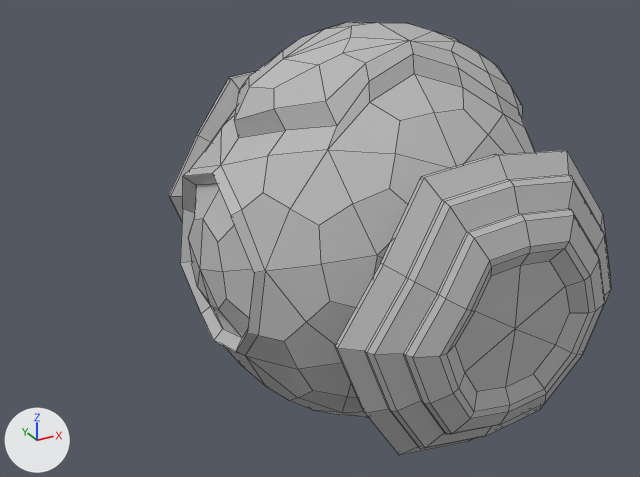
The FBX model Assets/Art/Models/robot.fbx as it was, and as the next commit left it.
Both versions are drawn from a 50 mm lens placed at (-2.21, -3.51, 1.78), pointed at (-0.29, -0.01, 0.03). Every picture has the same lights, and +X, +Y and +Z are marked at lower left. Mesh edges are drawn as thin lines. Where no turn or scale is listed for an object, it has been applied to the vertices.
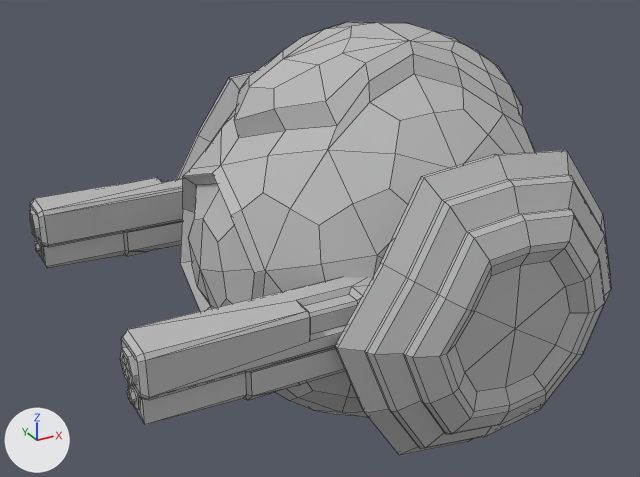
Commit message: New robot

What differs and where, as boxes (x1, y1, x2, y2) in the pictures (640 x 477 px):
```json
{"object": "LeftGun", "change": "added", "after": [120, 277, 372, 425]}
{"object": "RightGun", "change": "added", "after": [29, 178, 183, 268]}
```

The change, as JSON lines over the scene's bpy script:
```json
{"op": "add", "block": "me_mesh_001", "code": ["me_mesh_001 = bpy.data.meshes.new('Mesh.001')", "me_mesh_001.from_pydata(...)  # 169 vertices, 175 faces; spans x -1.26..0.34, y -0.11..0.11, z 0.12..0.47", "me_mesh_001.materials.append(mat_01___default)  # grey #bcbcbc"]}
{"op": "add", "block": "me_mesh_002", "code": ["me_mesh_002 = bpy.data.meshes.new('Mesh.002')", "me_mesh_002.from_pydata(...)  # 169 vertices, 175 faces; spans x -1.26..0.34, y -1.64..-1.41, z 0.12..0.47", "me_mesh_002.materials.append(mat_01___default)  # grey #bcbcbc"]}
{"op": "add", "block": "ob_rightgun", "code": ["ob_rightgun = bpy.data.objects.new('RightGun', me_mesh_001)", "ob_rightgun.location = (-0.239, 0.761, -0.304)"]}
{"op": "add", "block": "ob_leftgun", "code": ["ob_leftgun = bpy.data.objects.new('LeftGun', me_mesh_002)", "ob_leftgun.location = (-0.239, 0.761, -0.304)"]}
```
